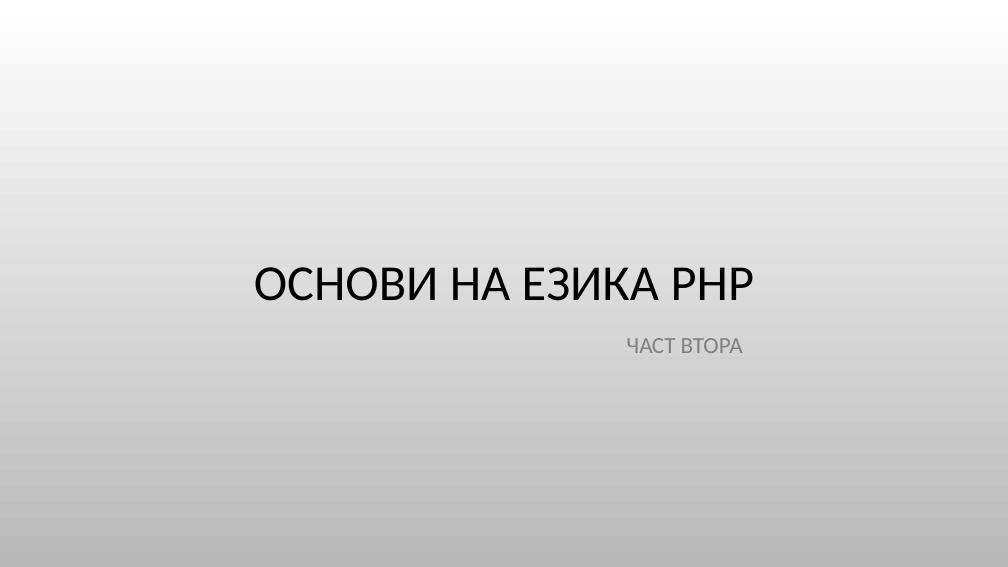
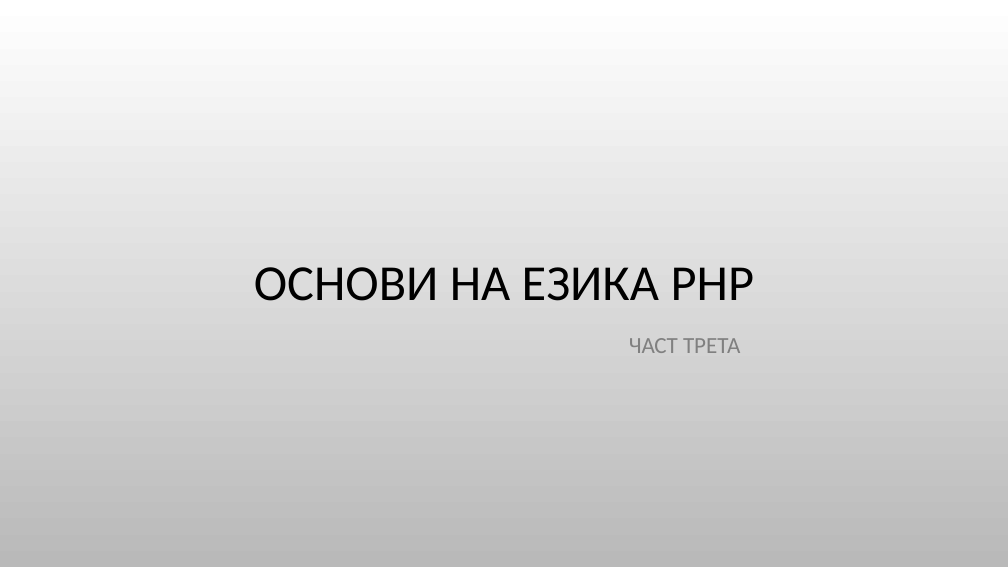
Before and after one commit to Bilyukov/php-mysql-course, a slide deck: slide 1 of 06.php-bacics-3.pptx. Drawn at 1008x567 pixels with LibreOffice and Linux fonts; fonts in the diff are those of the drawing; background and template pictures are left out. Boxes give left, top, right and bottom in pixels: in the first picture for what was removed or moved away, otherwise in the second. Text is boxed around its words. In the diff, an @@ line names an element or a change of style, - is before the commit and + after.

```diff
--- a/06.php-bacics-3.pptx
+++ b/06.php-bacics-3.pptx
@@ subtitle at box(629, 338, 740, 353): text changed @@
-ЧАСТ ВТОРА
+ЧАСТ ТРЕТА
```
Also in this commit, not shown: 2 other files.
